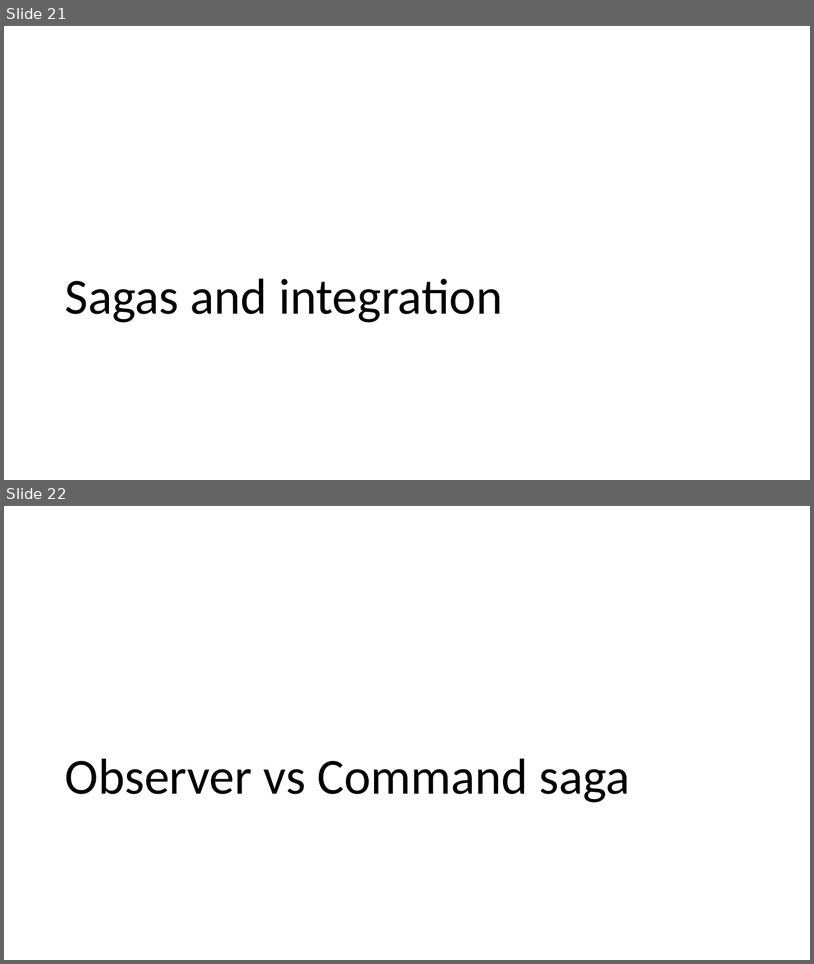
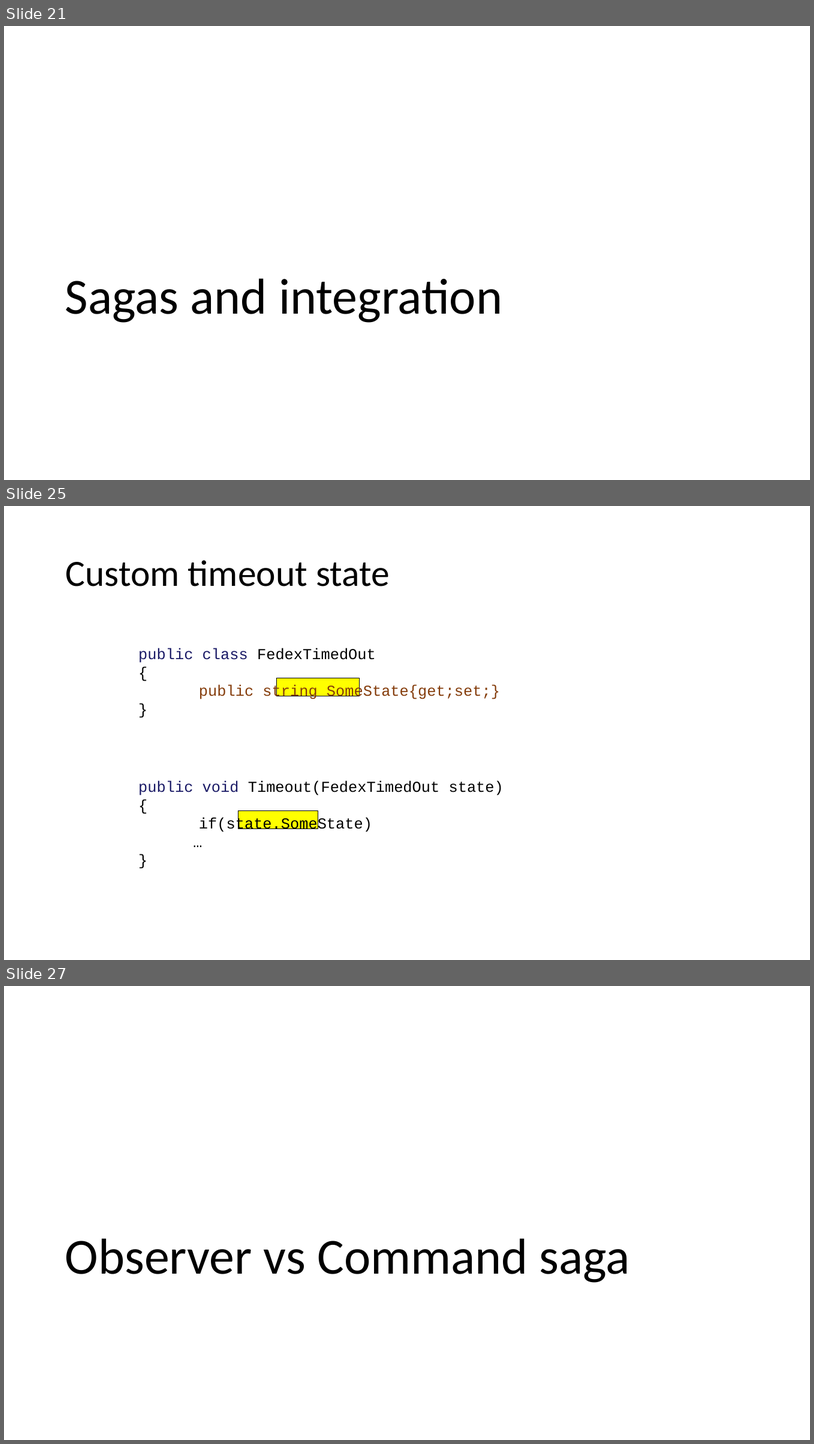
Before and after one commit to Particular/SagaMasterClass, a slide deck: SagaMasterClass.pptx. Shown one above the other, each under a label of ours: slides 21 and 22 before the commit, slides 21, 25 and 27 after it; the slides between them are not shown. The pictures are 814x964 and 814x1444 pixels, drawn with LibreOffice and Linux fonts; fonts in the diff are those of the drawing. Boxes give left, top, right and bottom in pixels: in the first picture for what was removed or moved away, otherwise in the second. Text is boxed around its words. In the diff, an @@ line names an element or a change of style, - is before the commit and + after.

```diff
--- a/SagaMasterClass.pptx
+++ b/SagaMasterClass.pptx
@@ slide 25 added at box(4, 506, 810, 960), background #FFFFFF @@
@@ title added at box(65, 560, 390, 586), 44 pt, text #000000 @@
+Custom timeout state
@@ text added at box(138, 648, 500, 701), 18.1 pt, text #843C0B @@
+public class FedexTimedOut
+{
+public string SomeState{get;set;}
+}
@@ rectangle added at box(277, 678, 360, 696), fill #FFFF00, outline #000000 0.75 pt @@
@@ text added at box(138, 781, 504, 832), 18.1 pt, text #000000 @@
+public void Timeout(FedexTimedOut state)
+{
+if(state.SomeState)
+…
+}
@@ rectangle added at box(238, 811, 318, 829), fill #FFFF00, outline #000000 0.75 pt @@
@@ what was slide 22 is now slide 27 @@
```
Also in this commit, not shown: 4 other slides added, 5 other files.
